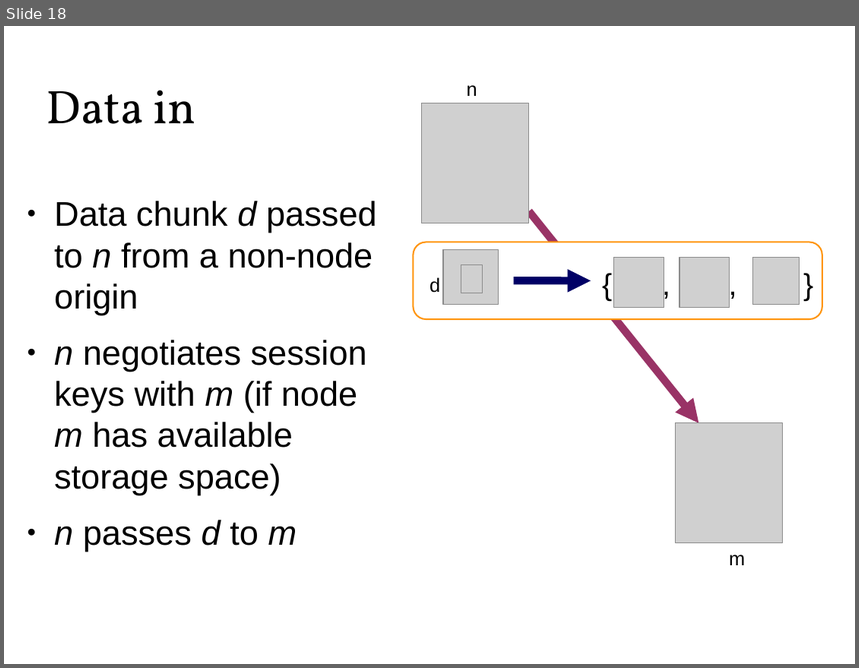
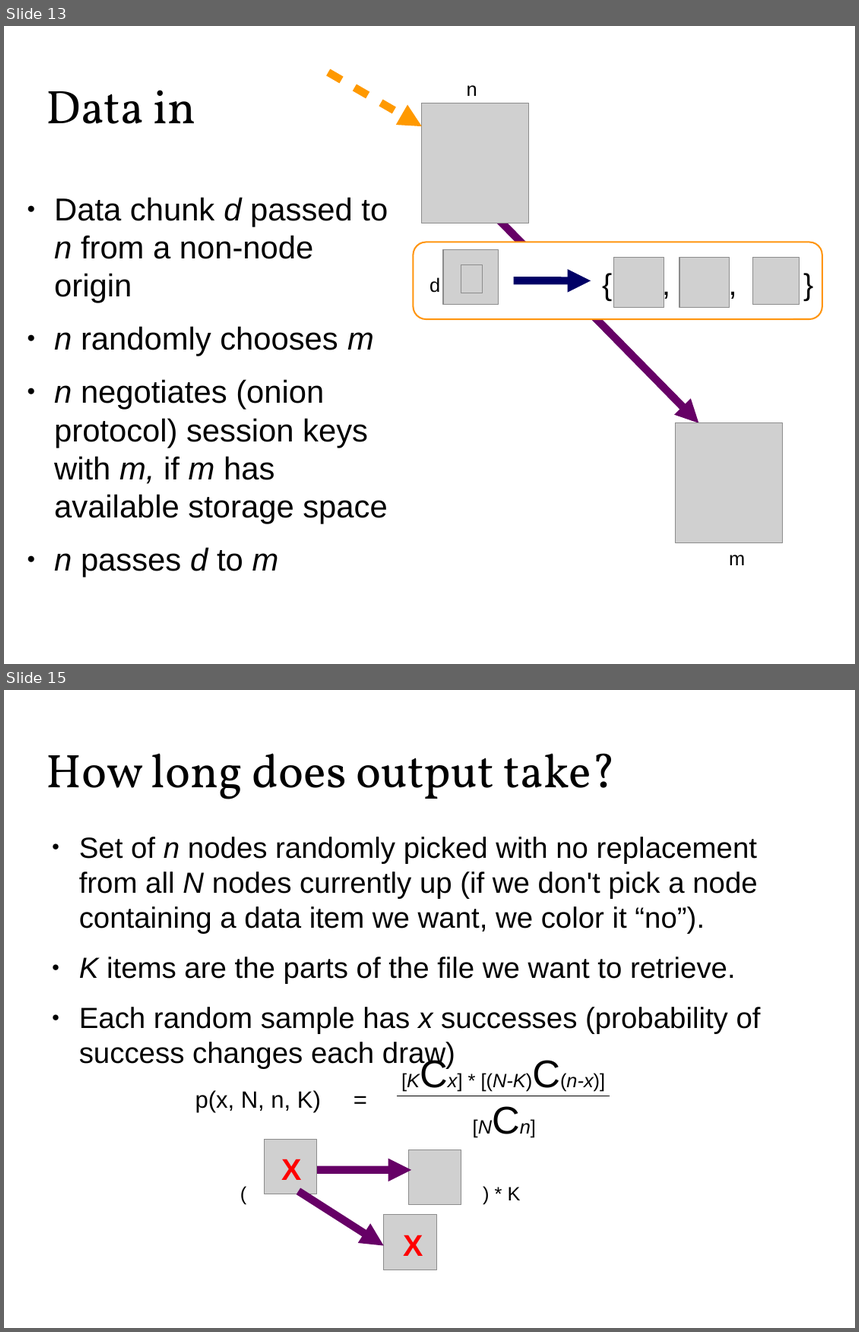
Before and after one commit to Zandrr/phonebook.js, a slide deck: documentation/ecen5013_presentation.odp. Shown one above the other, each under a label of ours: slide 18 before the commit, slides 13 and 15 after it; the slides between them are not shown. The pictures are 859x668 and 859x1332 pixels, drawn with LibreOffice and Linux fonts; fonts in the diff are those of the drawing; grey boxes stand for pictures. Boxes give left, top, right and bottom in pixels: in the first picture for what was removed or moved away, otherwise in the second. Text is boxed around its words. In the diff, an @@ line names an element or a change of style, - is before the commit and + after.

```diff
--- a/documentation/ecen5013_presentation.odp
+++ b/documentation/ecen5013_presentation.odp
@@ slide 15 added at <box>4,690,855,1328</box>, background #FFFFFF @@
@@ title added at <box>47,753,617,799</box>, 44 pt, text #000000 @@
+How long does output take?
@@ text added at <box>79,837,761,1069</box>, 27.2 pt, text #000000 @@
+● Set of n nodes randomly picked with no replacement from all N nodes currently up (if we don't pick a node containing a data item we want, we color it “no”).
+● K items are the parts of the file we want to retrieve.
+● Each random sample has x successes (probability of success changes each draw)
@@ text added at <box>481,1060,605,1091</box>, 18 pt, text #000000 @@
+[KCx] * [(N-K)C(n-x)]
@@ text added at <box>196,1091,321,1113</box>, 22 pt, text #000000 @@
+p(x, N, n, K) =
@@ line added from (397, 1097) to (610, 1097), #000000 0 pt @@
@@ text added at <box>465,1091,604,1143</box>, 18 pt, text #000000 @@
+[NCn]
@@ picture added at <box>265,1140,318,1195</box> @@
@@ text added at <box>281,1160,301,1180</box>, 28 pt, text #FF0000, bold @@
+X
@@ picture added at <box>409,1151,462,1206</box> @@
@@ text added at <box>233,1178,254,1208</box>, 18 pt, text #000000 @@
+(
@@ arrow added from (318, 1170) to (412, 1170), #660066 7.2 pt @@
@@ text added at <box>508,1187,521,1201</box>, 18 pt, text #000000 @@
+) * K
@@ arrow added from (298, 1192) to (384, 1246), #660066 7.2 pt @@
@@ picture added at <box>384,1215,437,1271</box> @@
@@ text added at <box>403,1236,423,1256</box>, 28 pt, text #FF0000, bold @@
+X
@@ what was slide 18 is now slide 13 @@
@@ slide 13 changed as well @@
@@ arrow added from (329, 72) to (422, 126), #FF9900 7.2 pt @@
@@ text at <box>54,197,388,578</box>: size 32 to 29.6 pt in "Data chunk d passed to n from ...", "n passes d to m" @@
@@ arrow moved from (529, 211) - (699, 423) to (498, 219) - (699, 423) @@
@@ arrow (498, 219) - (699, 423): stroke #993366 7.2 pt to #660066 7.2 pt @@
@@ text at <box>54,326,387,525</box>: text changed; size 32 to 29.6 pt @@
-● n negotiates session keys with m (if node m has available storage space)
+● n randomly chooses m
+● n negotiates (onion protocol) session keys with m, if m has available storage space
```
Also in this commit, not shown: 9 other slides changed, 4 other slides added, 10 slides removed.
